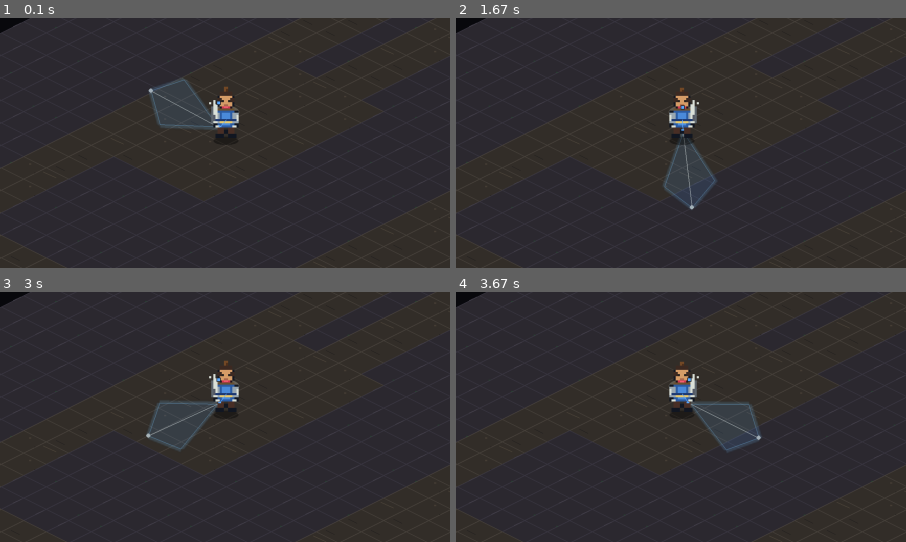
Above: before the commit, frames 1-4 (two rows, left to right).
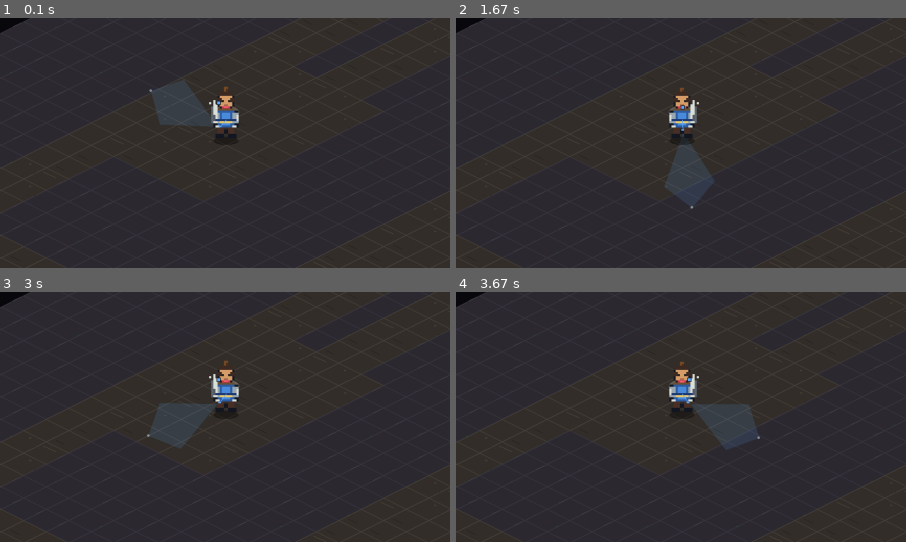
Above: after the commit, the same moments.

Repository: mattirk/arch-rogue
Game: pygame game, started from src/arch_rogue/__main__.py
The game is run twice, just before and just after one commit, with the same random seed, the same clock (stepped at 60 frames per second) and the same inputs.
Inputs (mouse positions are % of the whole screen's width and height, from its top left):
- Up to frame 1 (0.1 s): no input
- Up to frame 2 (1.67 s): hold Right 0.33-0.8 s; move the mouse to (46, 55) at 0.37 s; hold Up 0.83-1.13 s; move the mouse to (82, 48) at 0.87 s; hold Right 1.17-1.63 s; move the mouse to (51, 57) at 1.2 s
- Up to frame 3 (3 s): hold Left 1.67-2.2 s; move the mouse to (26, 51) at 1.7 s; hold Down 2.23-2.53 s; move the mouse to (60, 73) at 2.27 s; hold Left 2.57-2.97 s; move the mouse to (19, 74) at 2.6 s
- Up to frame 4 (3.67 s): hold Up 3-3.37 s; move the mouse to (65, 15) at 3.03 s; hold Right from 3.4 s (still down); move the mouse to (87, 86) at 3.43 s
The pictures show only the part of the screen within x 25-75%, y 25-75%; the shares and areas given below are measured in that part.

The runs differ from the first frame. In frame 1, 0.5% of the frame differs, in the area x 32-49%, y 24-45%; in frame 2, 0.4%; in frame 3, 0.5%; in frame 4, 0.5%, in the area x 52-68%, y 44-64%.

Commit message:
Attack cone fix

Diff:
--- a/src/arch_rogue/game.py
+++ b/src/arch_rogue/game.py
@@ -1825,14 +1825,7 @@
 
         glow = pygame.Surface(overlay.get_size(), pygame.SRCALPHA)
         pygame.draw.polygon(glow, (92, 170, 255, 24), local_points)
-        pygame.draw.lines(
-            glow, (118, 196, 255, 46), True, local_points, 8 * WORLD_SCALE
-        )
-        local_origin = (origin[0] - min_x, origin[1] - min_y)
         local_tip = (tip[0] - min_x, tip[1] - min_y)
-        pygame.draw.line(
-            glow, (225, 245, 255, 56), local_origin, local_tip, 5 * WORLD_SCALE
-        )
         blur_size = (
             max(1, glow.get_width() // 4),
             max(1, glow.get_height() // 4),
@@ -1842,13 +1835,7 @@
         overlay.blit(glow, (0, 0))
 
         pygame.draw.polygon(overlay, (92, 170, 255, 34), local_points)
-        pygame.draw.lines(
-            overlay, (118, 196, 255, 105), True, local_points, max(2, WORLD_SCALE)
-        )
-        pygame.draw.line(
-            overlay, (225, 245, 255, 135), local_origin, local_tip, max(2, WORLD_SCALE)
-        )
-        pygame.draw.circle(overlay, (225, 245, 255, 170), local_tip, 3 * WORLD_SCALE)
+        pygame.draw.circle(overlay, (225, 245, 255, 120), local_tip, 2 * WORLD_SCALE)
         self.screen.blit(overlay, (min_x, min_y))
 
     def draw_enemy(self, enemy: Enemy) -> None:
